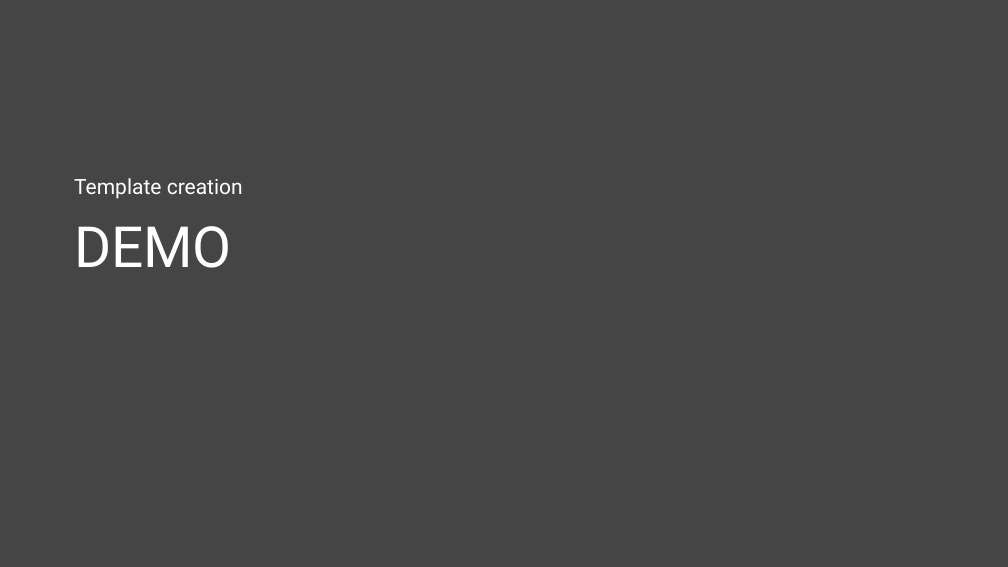
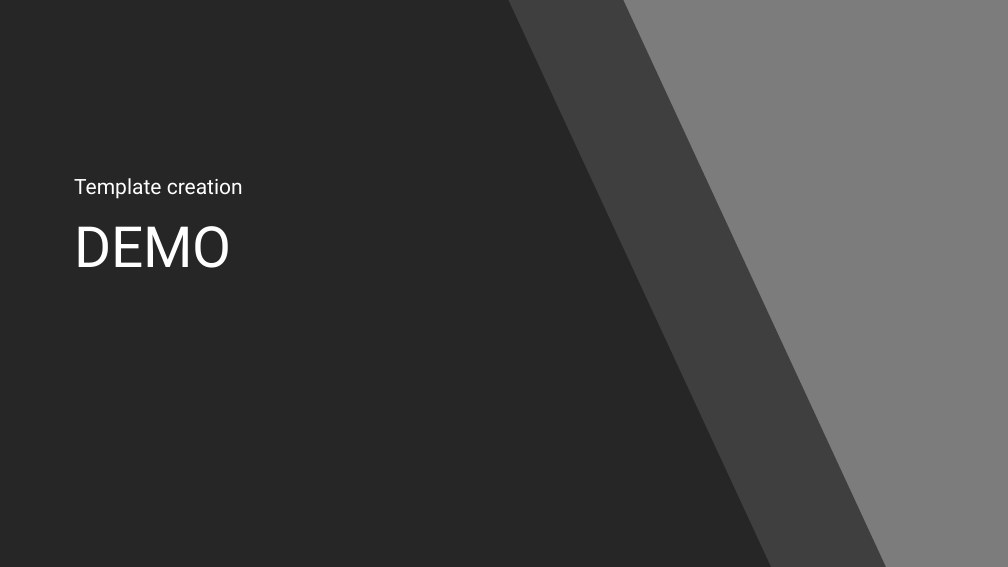
Before and after one commit to scottaddie/slide-decks, a slide deck: slide 12 of Tour de .NET Core CLI.pptx. Drawn at 1008x567 pixels with LibreOffice and Linux fonts; fonts in the diff are those of the drawing. Boxes give left, top, right and bottom in pixels: in the first picture for what was removed or moved away, otherwise in the second. Text is boxed around its words. In the diff, an @@ line names an element or a change of style, - is before the commit and + after.

Commit message:
Update demo slide formatting

```diff
--- a/Tour de .NET Core CLI.pptx
+++ b/Tour de .NET Core CLI.pptx
@@ background #454545 to #7C7C7C @@
@@ freeform shape added at box(0, 0, 771, 567), fill #262626 @@
@@ freeform shape added at box(103, 0, 886, 567), fill #262626 at 70% opacity @@
```
